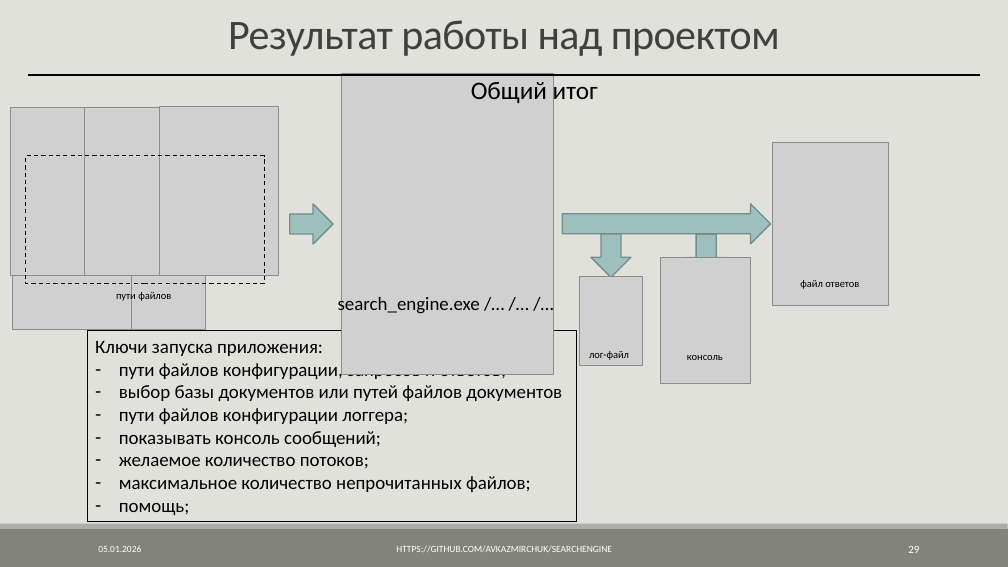
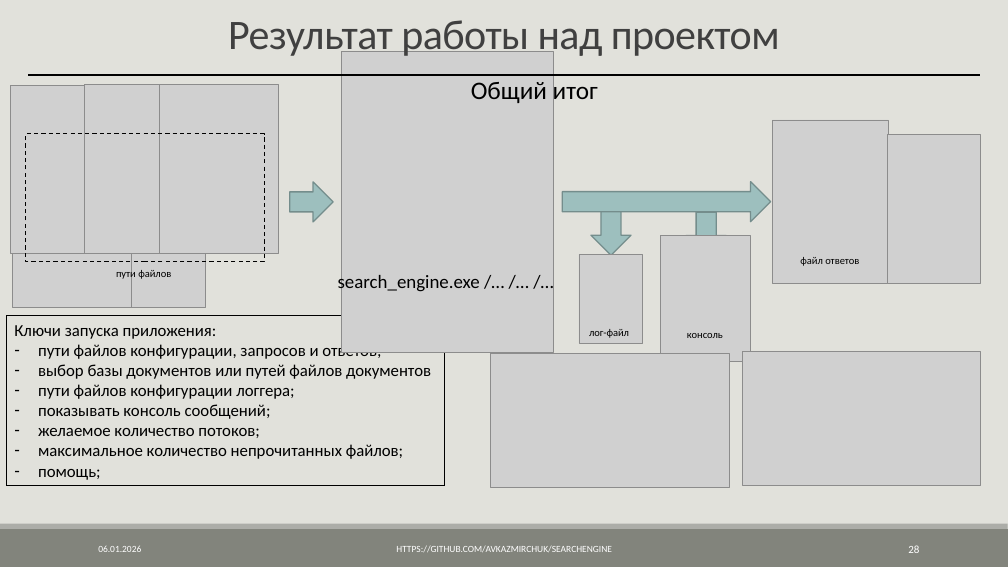
Before and after one commit to AVKazmirchuk/SearchEngine, a slide deck: slide 28 of presentation/защита [Автосохраненный].pptx (slide 29 before the commit). Drawn at 1008x567 pixels with LibreOffice and Linux fonts; fonts in the diff are those of the drawing; grey boxes stand for pictures. Boxes give left, top, right and bottom in pixels: in the first picture for what was removed or moved away, otherwise in the second. Text is boxed around its words. In the diff, an @@ line names an element or a change of style, - is before the commit and + after.

```diff
--- a/presentation/защита [Автосохраненный].pptx
+++ b/presentation/защита [Автосохраненный].pptx
@@ picture added at (888, 135, 981, 284) @@
@@ 3 pictures, 1 text, 1 right arrow: place and size @@
-3 pictures, 1 text, 1 right arrow at (86, 74, 771, 374)
+3 pictures, 1 text, 1 right arrow at (86, 51, 771, 352)
@@ 6 pictures, 4 texts, 3 right arrows, 1 rectangle: place and size @@
-6 pictures, 4 texts, 3 right arrows, 1 rectangle at (11, 107, 889, 383)
+6 pictures, 4 texts, 3 right arrows, 1 rectangle at (11, 85, 889, 361)
@@ rectangle "Ключи запуска приложения:": place and size @@
-rectangle "Ключи запуска приложения:" at (88, 331, 577, 522)
+rectangle "Ключи запуска приложения:" at (7, 315, 445, 486)
@@ rectangle "Ключи запуска приложения:" at (7, 315, 445, 486): size 18 to 16 pt @@
@@ picture added at (491, 353, 730, 487) @@
@@ picture added at (743, 352, 982, 485) @@
@@ page number at (908, 545, 919, 553): text changed @@
-29
+28
```
Also in this commit, not shown: 29 other slides changed, 10 slides removed, 59 other files.
